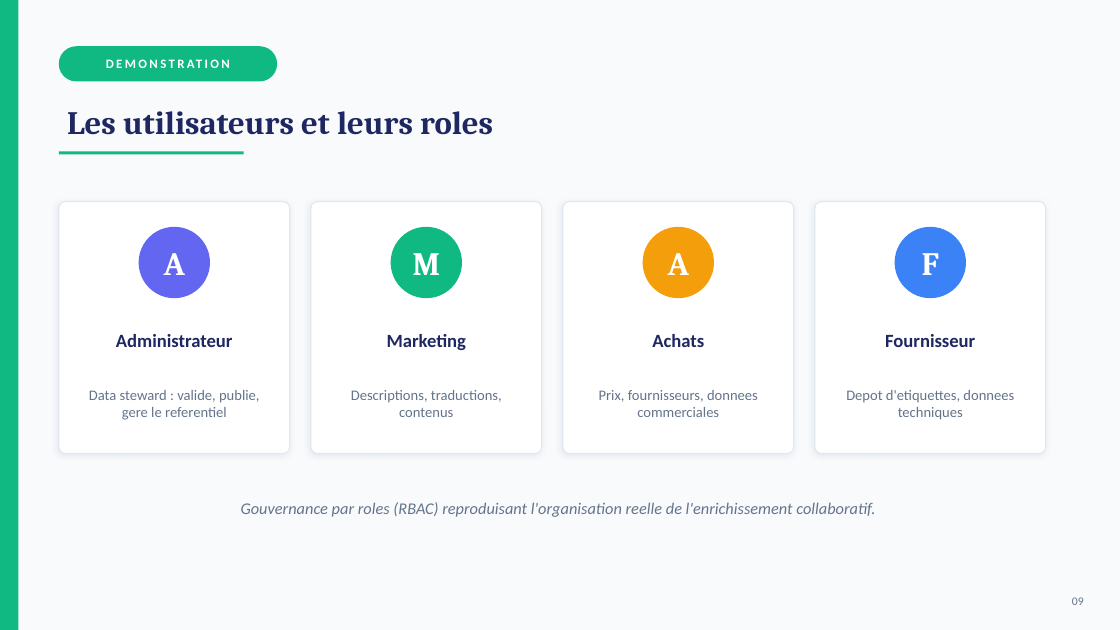
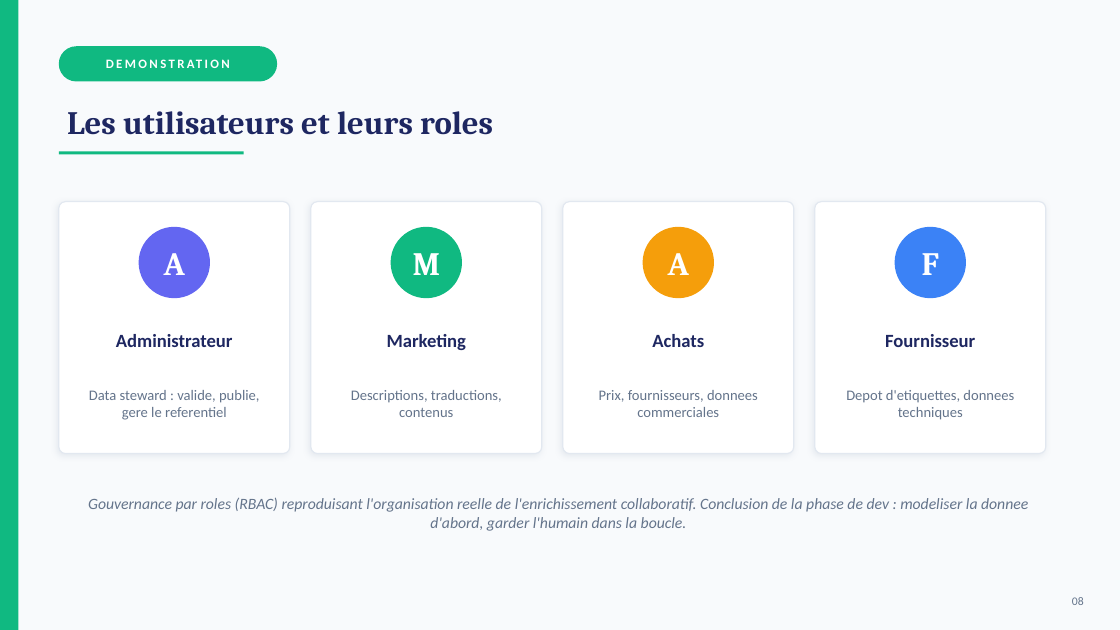
Before and after one commit to philippe-eftekhari/Projet-PIMP, a slide deck: slide 9 of docs/presentation.pptx (slide 10 before the commit). Drawn at 1120x630 pixels with LibreOffice and Linux fonts; fonts in the diff are those of the drawing. Boxes give left, top, right and bottom in pixels: in the first picture for what was removed or moved away, otherwise in the second. Text is boxed around its words. In the diff, an @@ line names an element or a change of style, - is before the commit and + after.

```diff
--- a/docs/presentation.pptx
+++ b/docs/presentation.pptx
@@ text at [88,498,1028,531]: text changed; size 14 to 13.5 pt @@
-Gouvernance par roles (RBAC) reproduisant l'organisation reelle de l'enrichissement collaboratif.
+Gouvernance par roles (RBAC) reproduisant l'organisation reelle de l'enrichissement collaboratif. Conclusion de la phase de dev : modeliser la donnee d'abord, garder l'humain dans la boucle.
@@ text at [1072,597,1084,605]: text changed @@
-09
+08
```
Also in this commit, not shown: 18 other slides changed, 7 slides removed, 6 other files.
